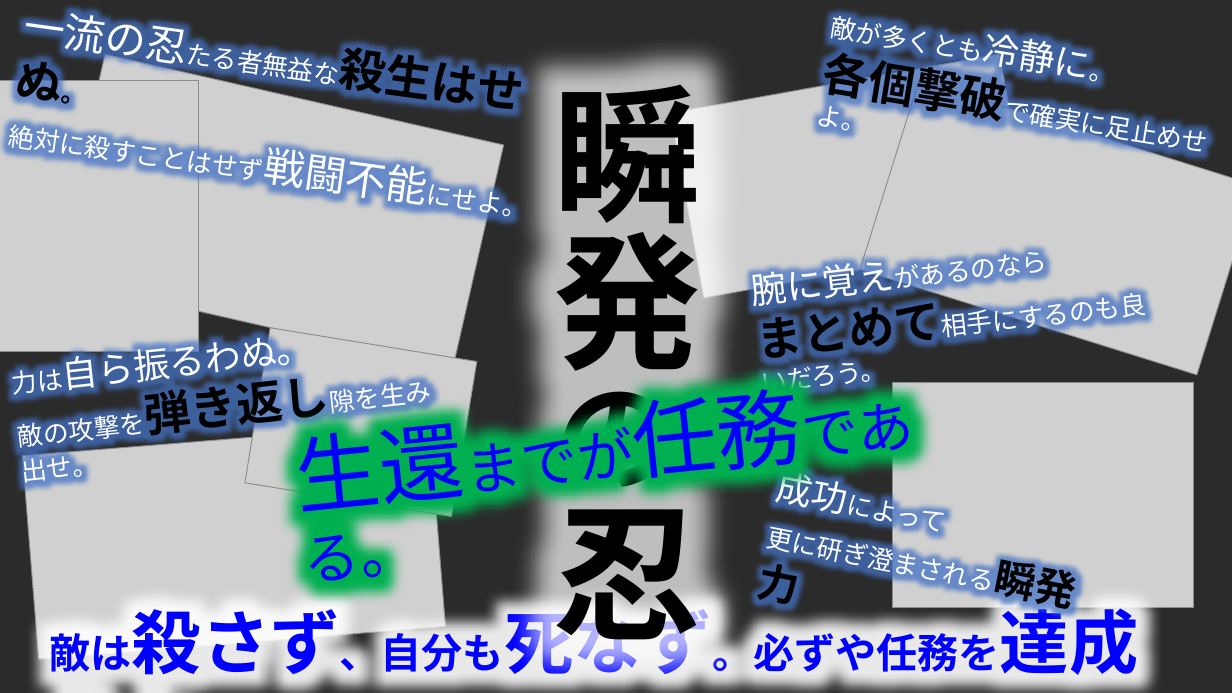
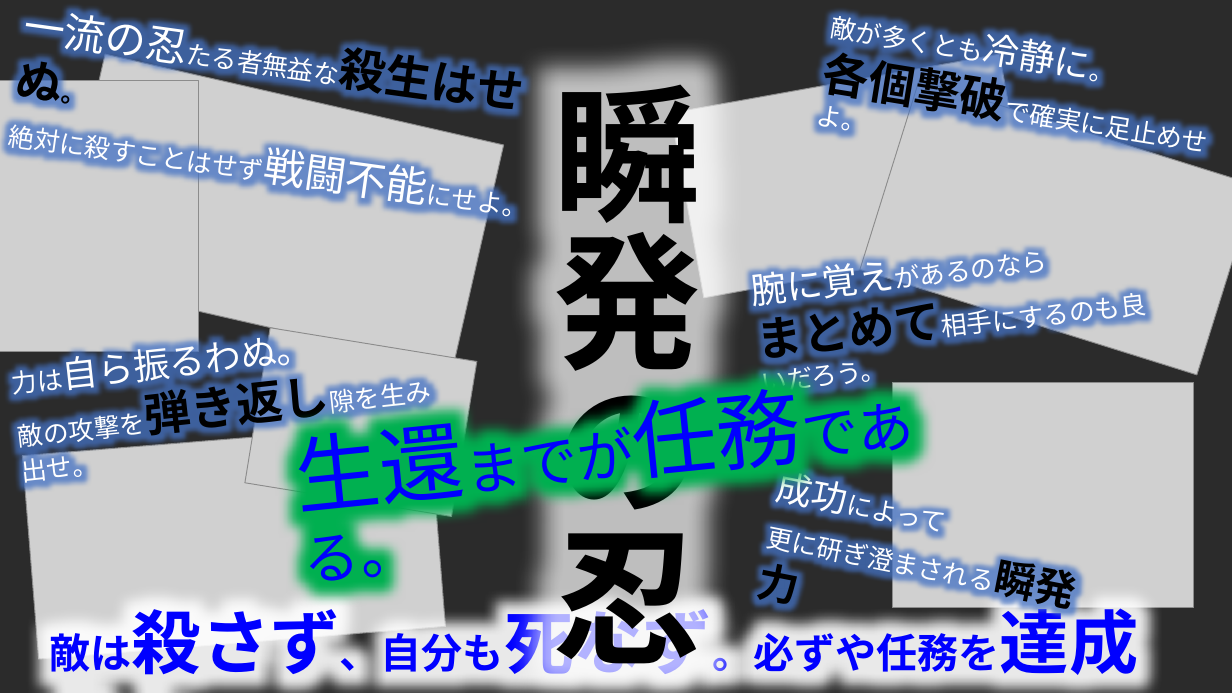
Before and after one commit to TomoyaKanazaki/TeamNinja, a slide deck: slide 1 of 98_plan/00_pptx/04_just.pptx. Drawn at 1232x693 pixels with LibreOffice and Linux fonts; fonts in the diff are those of the drawing; grey boxes stand for pictures; background and template pictures are left out; a plain dark background stands for a picture behind light text. Boxes give left, top, right and bottom in pixels: in the first picture for what was removed or moved away, otherwise in the second. Text is boxed around its words. In the diff, an @@ line names an element or a change of style, - is before the commit and + after.

Commit message:
瞬発の忍更新

```diff
--- a/98_plan/00_pptx/04_just.pptx
+++ b/98_plan/00_pptx/04_just.pptx
@@ text "瞬発の忍" at (x1=553, y1=60, x2=701, y2=688): size 96 to 115 pt in "瞬発の忍" @@
```
Also in this commit, not shown: 1 slide removed, 2 other files.
